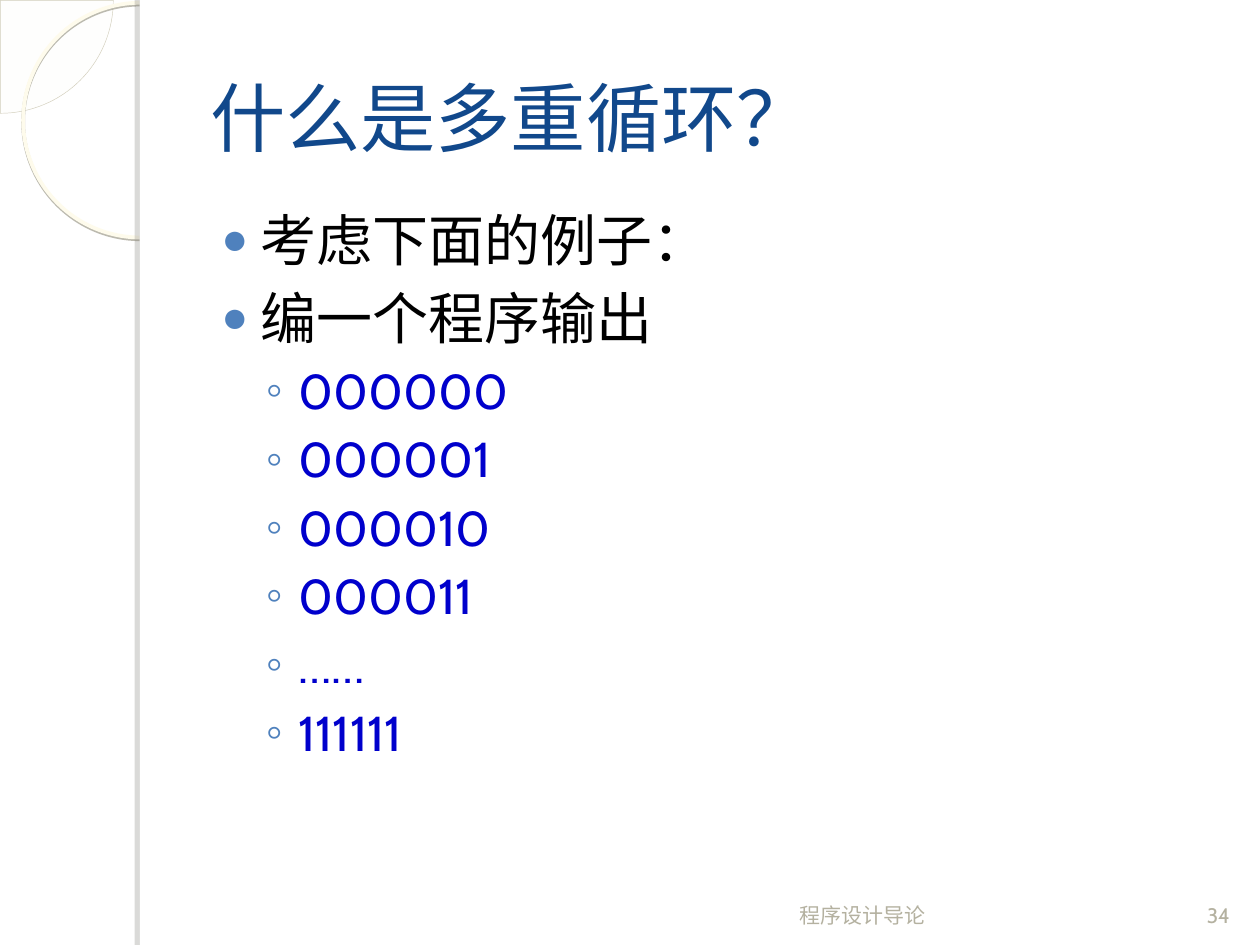
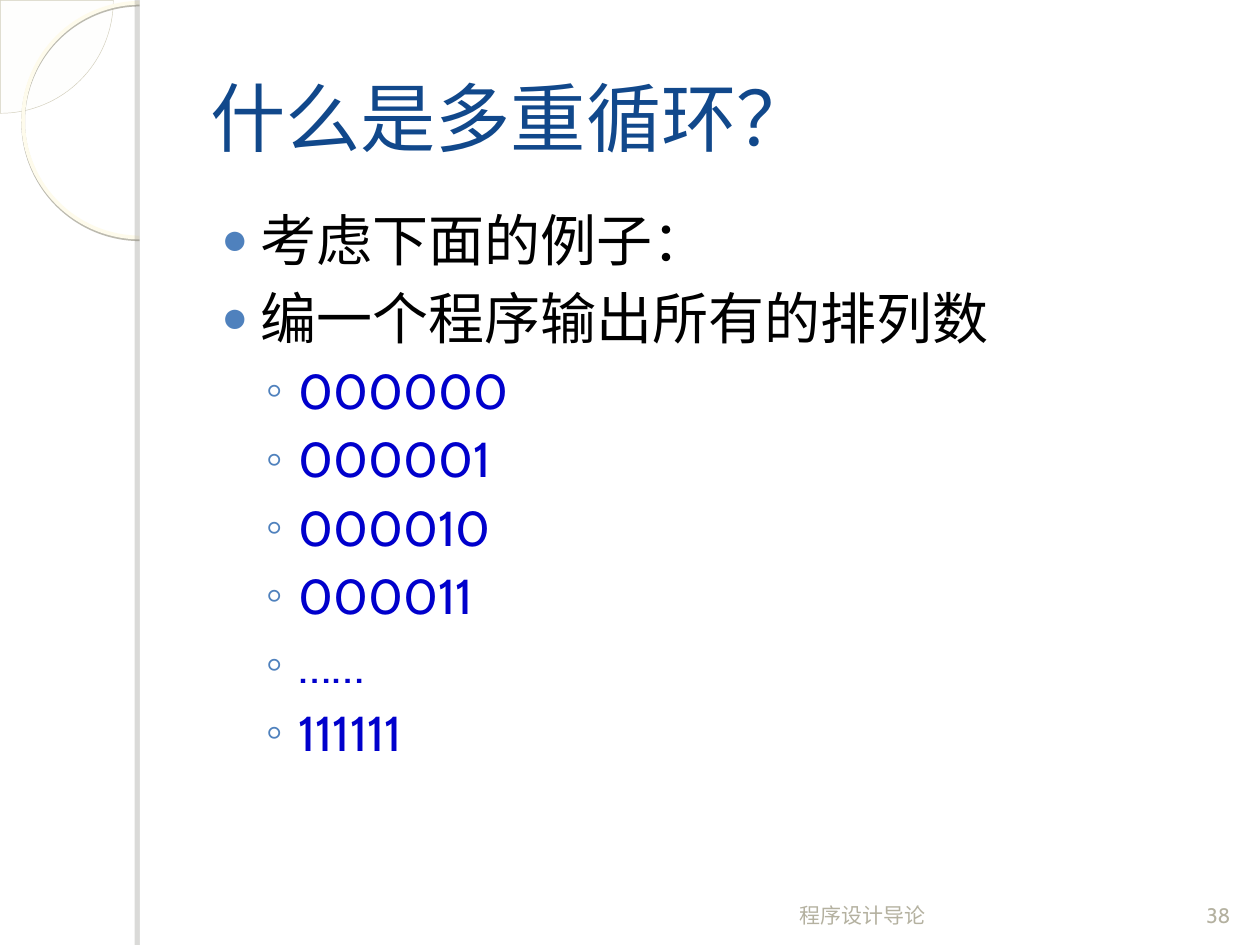
Before and after one commit to fanju1984/introduction-to-programming, a slide deck: slide 38 of introduction-to-programming/slides/2017/04-Control-Statement-1.ppt (slide 34 before the commit). Drawn at 1260x945 pixels with LibreOffice and Linux fonts; fonts in the diff are those of the drawing; background and template pictures are left out. Boxes give left, top, right and bottom in pixels: in the first picture for what was removed or moved away, otherwise in the second. Text is boxed around its words. In the diff, an @@ line names an element or a change of style, - is before the commit and + after.

```diff
--- a/introduction-to-programming/slides/2017/04-Control-Statement-1.ppt
+++ b/introduction-to-programming/slides/2017/04-Control-Statement-1.ppt
@@ text at <box>260,291,988,344</box>: text changed @@
-● 编一个程序输出
+● 编一个程序输出所有的排列数
@@ page number at <box>1206,908,1230,923</box>: text changed @@
-34
+38
```
Also in this commit, not shown: 17 other slides changed, 6 slides added, 5 slides removed, 1 other file.
